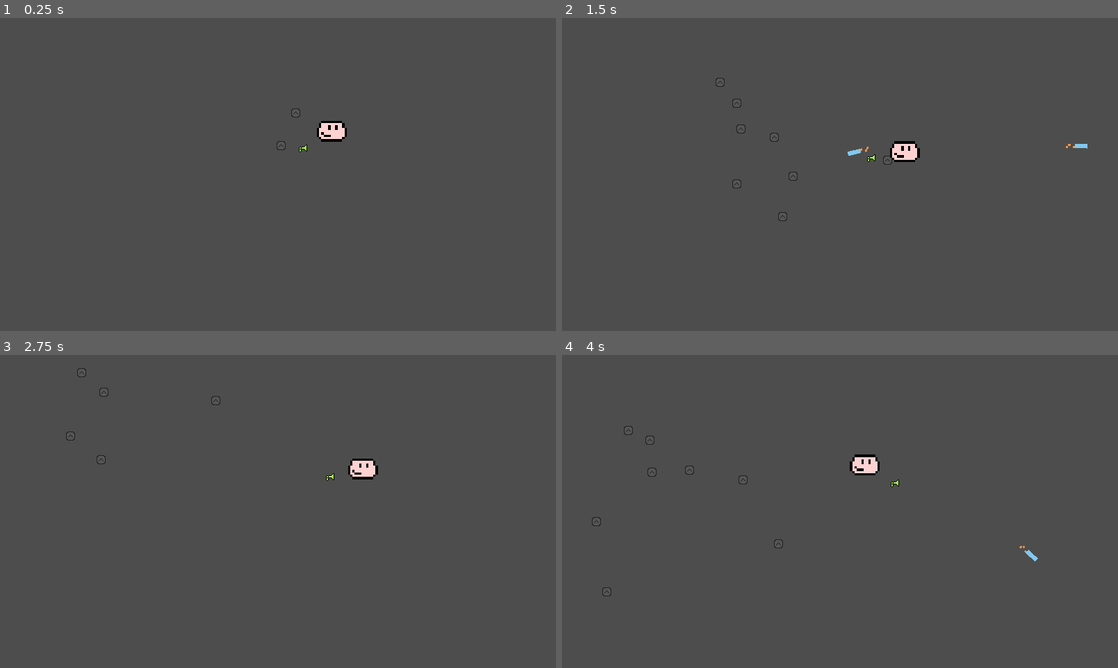
Above: before the commit, frames 1-4 (two rows, left to right).
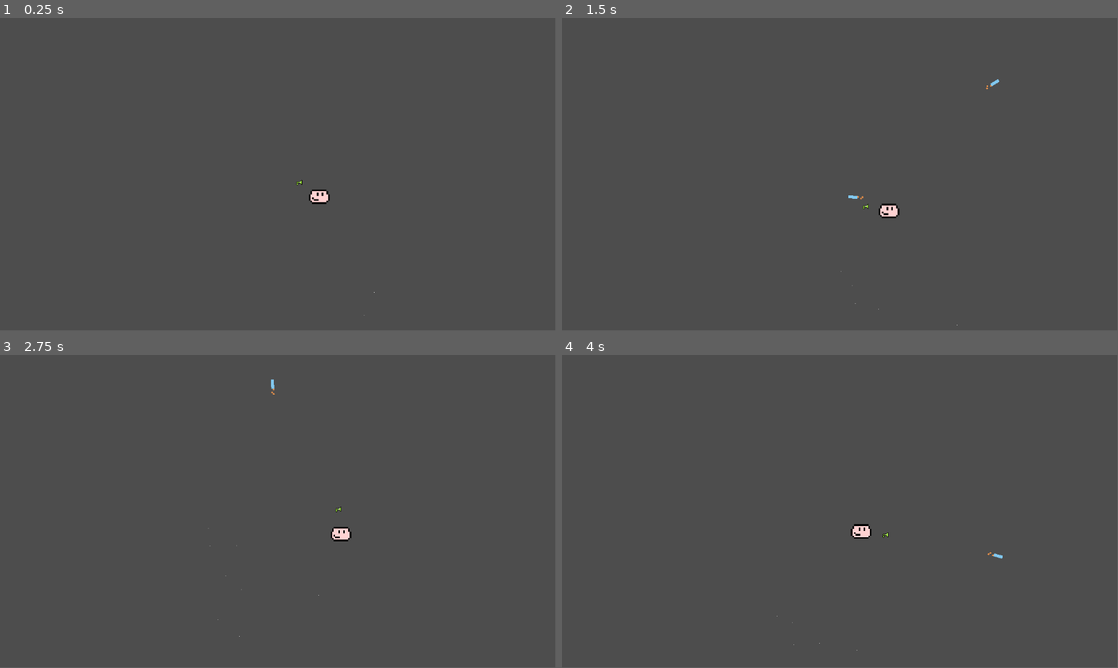
Above: after the commit, the same moments.

Repository: S0nter/azamnoyer
Game: Godot game, scene res://Main.tscn
Same seed, same stepped clock (60 frames per second), same inputs: the game is played once before the commit and once after it.
Inputs (mouse positions are in pixels of both pictures, inside the frame that each line leads up to):
- Up to frame 1 (0.25 s): no input
- Up to frame 2 (1.5 s): move the mouse to (962, 158) at 0.52 s; hold D (right) 0.53-1.28 s; tap Space (shoot) at 0.6, 1.35 s; move the mouse to (728, 190) at 1.27 s; hold S (down) from 1.28 s (still down)
- Up to frame 3 (2.75 s): move the mouse to (333, 442) at 2.02 s; release S (down) at 2.03 s; hold D (right) from 2.03 s (still down); tap Space (shoot) at 2.1 s
- Up to frame 4 (4 s): move the mouse to (812, 574) at 2.77 s; release D (right) at 2.78 s; hold W (up) 2.78-3.53 s; tap Space (shoot) at 2.85, 3.6 s; move the mouse to (1006, 558) at 3.52 s; hold A (left) from 3.53 s (still down)
In our replay, the window is 800x450 before the commit and 799x449 after it. These sizes can differ from the game's own. Grey fills any space a smaller window leaves; there, only what the larger window draws over its background counts as a difference.

The runs differ from the first frame. In frame 1, 0.5% of the frame differs, in the area x 49-68%, y 28-96%; in frame 2, 0.7%, in the area x 27-95%, y 19-99%; in frame 3, 0.6%; in frame 4, 0.7%.

Commit message:
Implement touchscreen controls

Diff:
--- a/Main.tscn
+++ b/Main.tscn
@@ -6,59 +6,118 @@
 
 [node name="Main" type="Node2D"]
 
-[node name="Player" parent="." instance=ExtResource("1")]
+[node name="CanvasLayer2" type="CanvasLayer" parent="."]
 
-[node name="Camera2D" type="Camera2D" parent="Player"]
-position = Vector2(-79, 64)
-position_smoothing_enabled = true
+[node name="Control" type="Control" parent="CanvasLayer2"]
+layout_direction = 2
+layout_mode = 3
+anchors_preset = 2
+anchor_top = 1.0
+anchor_bottom = 1.0
+offset_left = 340.0
+offset_top = -269.0
+offset_right = 906.0
+offset_bottom = 157.0
+grow_vertical = 0
+size_flags_horizontal = 2
+size_flags_vertical = 10
 
-[node name="TouchScreenButton" type="TouchScreenButton" parent="Player/Camera2D"]
+[node name="TouchScreenButton" type="TouchScreenButton" parent="CanvasLayer2/Control"]
 texture_filter = 1
-position = Vector2(173, 53)
+position = Vector2(116, 74)
 rotation = 1.57079
-scale = Vector2(3.99, 3.99)
+scale = Vector2(10, 10)
 texture_normal = ExtResource("2_ue35m")
 texture_pressed = ExtResource("3_htp88")
 action = "right"
 visibility_mode = 1
 
-[node name="TouchScreenButton2" type="TouchScreenButton" parent="Player/Camera2D"]
+[node name="TouchScreenButton4" type="TouchScreenButton" parent="CanvasLayer2/Control"]
 texture_filter = 1
-position = Vector2(121, 105)
+position = Vector2(-286, 199)
+rotation = -1.57079
+scale = Vector2(10, 10)
+texture_normal = ExtResource("2_ue35m")
+texture_pressed = ExtResource("3_htp88")
+action = "left"
+visibility_mode = 1
+
+[node name="TouchScreenButton2" type="TouchScreenButton" parent="CanvasLayer2/Control"]
+texture_filter = 1
+position = Vector2(-21, 202)
 rotation = 3.14159
-scale = Vector2(3.99, 3.99)
+scale = Vector2(10, 10)
 texture_normal = ExtResource("2_ue35m")
 texture_pressed = ExtResource("3_htp88")
 action = "down"
 visibility_mode = 1
 
-[node name="TouchScreenButton3" type="TouchScreenButton" parent="Player/Camera2D"]
+[node name="TouchScreenButton3" type="TouchScreenButton" parent="CanvasLayer2/Control"]
 texture_filter = 1
-position = Vector2(69, 2)
-scale = Vector2(3.99, 3.99)
+position = Vector2(-150, -63)
+scale = Vector2(10, 10)
 texture_normal = ExtResource("2_ue35m")
 texture_pressed = ExtResource("3_htp88")
 action = "up"
 visibility_mode = 1
 
-[node name="TouchScreenButton4" type="TouchScreenButton" parent="Player/Camera2D"]
+[node name="Player" parent="." instance=ExtResource("1")]
+
+[node name="Camera2D" type="Camera2D" parent="Player"]
+position = Vector2(-88, -45)
+position_smoothing_enabled = true
+
+[node name="Sprite2D" type="Sprite2D" parent="."]
+
+[node name="Ash particles" type="CPUParticles2D" parent="."]
 texture_filter = 1
-position = Vector2(17, 105)
+position = Vector2(166, 225)
+local_coords = true
+direction = Vector2(1.535, 3.4)
+gravity = Vector2(0, 0)
+initial_velocity_min = 272.73
+initial_velocity_max = 313.14
+
+[node name="CanvasLayer" type="CanvasLayer" parent="."]
+layer = 10
+visible = false
+follow_viewport_enabled = true
+
+[node name="TouchScreenButton" type="TouchScreenButton" parent="CanvasLayer"]
+texture_filter = 1
+position = Vector2(-133, 297)
+rotation = 1.57079
+scale = Vector2(10, 10)
+texture_normal = ExtResource("2_ue35m")
+texture_pressed = ExtResource("3_htp88")
+action = "right"
+visibility_mode = 1
+
+[node name="TouchScreenButton4" type="TouchScreenButton" parent="CanvasLayer"]
+texture_filter = 1
+position = Vector2(-535, 422)
 rotation = -1.57079
-scale = Vector2(3.99, 3.99)
+scale = Vector2(10, 10)
 texture_normal = ExtResource("2_ue35m")
 texture_pressed = ExtResource("3_htp88")
 action = "left"
 visibility_mode = 1
 
-[node name="Sprite2D" type="Sprite2D" parent="."]
+[node name="TouchScreenButton2" type="TouchScreenButton" parent="CanvasLayer"]
+texture_filter = 1
+position = Vector2(-270, 425)
+rotation = 3.14159
+scale = Vector2(10, 10)
+texture_normal = ExtResource("2_ue35m")
+texture_pressed = ExtResource("3_htp88")
+action = "down"
+visibility_mode = 1
 
-[node name="Ash particles" type="CPUParticles2D" parent="."]
+[node name="TouchScreenButton3" type="TouchScreenButton" parent="CanvasLayer"]
 texture_filter = 1
-local_coords = true
-texture = ExtResource("3_htp88")
-direction = Vector2(1.535, 3.4)
-gravity = Vector2(0, 0)
-initial_velocity_min = 272.73
-initial_velocity_max = 313.14
-color = Color(1, 1, 1, 0.552941)
+position = Vector2(-399, 160)
+scale = Vector2(10, 10)
+texture_normal = ExtResource("2_ue35m")
+texture_pressed = ExtResource("3_htp88")
+action = "up"
+visibility_mode = 1
--- a/project.godot
+++ b/project.godot
@@ -17,7 +17,7 @@
 
 [display]
 
-window/stretch/mode="2d"
+window/size/mode=3
 
 [importer_defaults]
 
@@ -78,13 +78,14 @@
 }
 shoot={
 "deadzone": 0.5,
-"events": [Object(InputEventMouseButton,"resource_local_to_scene":false,"resource_name":"","device":0,"window_id":0,"alt_pressed":false,"shift_pressed":false,"ctrl_pressed":false,"meta_pressed":false,"button_mask":0,"position":Vector2(0, 0),"global_position":Vector2(0, 0),"factor":1.0,"button_index":1,"canceled":false,"pressed":false,"double_click":false,"script":null)
-, Object(InputEventKey,"resource_local_to_scene":false,"resource_name":"","device":-1,"window_id":0,"alt_pressed":false,"shift_pressed":false,"ctrl_pressed":false,"meta_pressed":false,"pressed":false,"keycode":0,"physical_keycode":32,"key_label":0,"unicode":32,"echo":false,"script":null)
+"events": [Object(InputEventKey,"resource_local_to_scene":false,"resource_name":"","device":-1,"window_id":0,"alt_pressed":false,"shift_pressed":false,"ctrl_pressed":false,"meta_pressed":false,"pressed":false,"keycode":0,"physical_keycode":32,"key_label":0,"unicode":32,"echo":false,"script":null)
 , Object(InputEventJoypadButton,"resource_local_to_scene":false,"resource_name":"","device":-1,"button_index":0,"pressure":0.0,"pressed":true,"script":null)
+, Object(InputEventMouseButton,"resource_local_to_scene":false,"resource_name":"","device":-1,"window_id":0,"alt_pressed":false,"shift_pressed":false,"ctrl_pressed":false,"meta_pressed":false,"button_mask":1,"position":Vector2(551.511, 23.0285),"global_position":Vector2(1223.71, 279.229),"factor":1.0,"button_index":1,"canceled":false,"pressed":true,"double_click":false,"script":null)
 ]
 }
 
 [rendering]
 
+textures/canvas_textures/default_texture_filter=0
 renderer/rendering_method="mobile"
 environment/default_environment="res://default_env.tres"
--- /dev/null
+++ b/ui.tscn
@@ -0,0 +1,57 @@
+[gd_scene load_steps=3 format=3 uid="uid://lh4mt8f7xqlh"]
+
+[ext_resource type="Texture2D" uid="uid://bgu0hhrknrnmu" path="res://arrow_ui.png" id="1_ownvc"]
+[ext_resource type="Texture2D" uid="uid://cum12osav6u0k" path="res://arrow_ui_pressed.png" id="2_s1ctc"]
+
+[node name="Control" type="Control"]
+layout_direction = 2
+layout_mode = 3
+anchors_preset = 2
+anchor_top = 1.0
+anchor_bottom = 1.0
+grow_vertical = 0
+
+[node name="CanvasLayer" type="CanvasLayer" parent="."]
+
+[node name="TouchScreenButton" type="TouchScreenButton" parent="CanvasLayer"]
+texture_filter = 1
+position = Vector2(466, 451)
+rotation = 1.57079
+scale = Vector2(10, 10)
+texture_normal = ExtResource("1_ownvc")
+texture_pressed = ExtResource("2_s1ctc")
+passby_press = true
+action = "right"
+visibility_mode = 1
+
+[node name="TouchScreenButton4" type="TouchScreenButton" parent="CanvasLayer"]
+texture_filter = 1
+position = Vector2(64, 576)
+rotation = -1.57079
+scale = Vector2(10, 10)
+texture_normal = ExtResource("1_ownvc")
+texture_pressed = ExtResource("2_s1ctc")
+passby_press = true
+action = "left"
+visibility_mode = 1
+
+[node name="TouchScreenButton2" type="TouchScreenButton" parent="CanvasLayer"]
+texture_filter = 1
+position = Vector2(329, 579)
+rotation = 3.14159
+scale = Vector2(10, 10)
+texture_normal = ExtResource("1_ownvc")
+texture_pressed = ExtResource("2_s1ctc")
+passby_press = true
+action = "down"
+visibility_mode = 1
+
+[node name="TouchScreenButton3" type="TouchScreenButton" parent="CanvasLayer"]
+texture_filter = 1
+position = Vector2(200, 314)
+scale = Vector2(10, 10)
+texture_normal = ExtResource("1_ownvc")
+texture_pressed = ExtResource("2_s1ctc")
+passby_press = true
+action = "up"
+visibility_mode = 1
